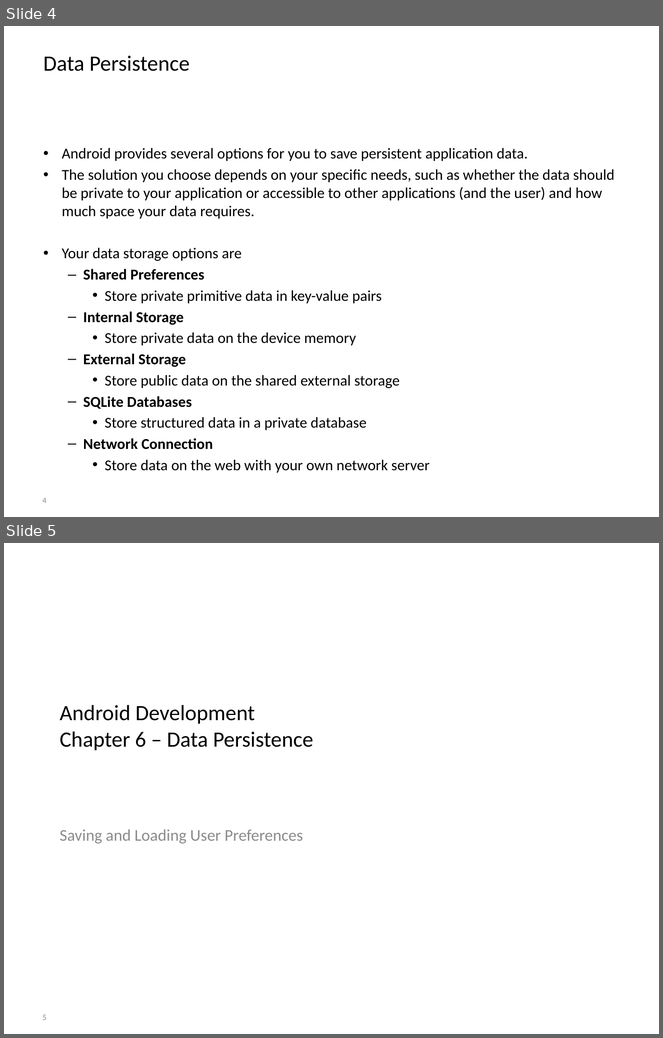
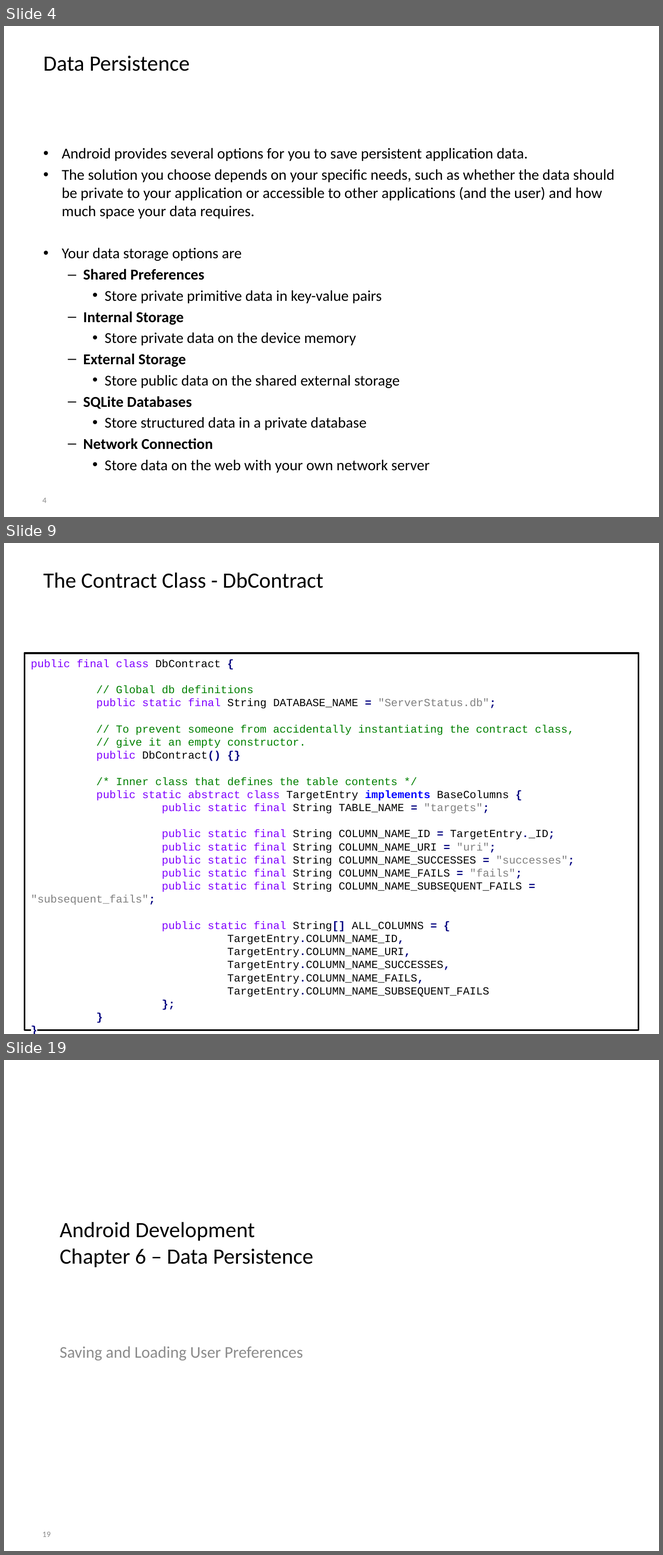
Before and after one commit to BioBoost/android_development_course, a slide deck: slides/chapter6_data_persistence.pptx. Shown one above the other, each under a label of ours: slides 4 and 5 before the commit, slides 4, 9 and 19 after it; the slides between them are not shown. The pictures are 663x1038 and 663x1555 pixels, drawn with LibreOffice and Linux fonts; fonts in the diff are those of the drawing; background and template pictures are left out. Boxes give left, top, right and bottom in pixels: in the first picture for what was removed or moved away, otherwise in the second. Text is boxed around its words. In the diff, an @@ line names an element or a change of style, - is before the commit and + after.

```diff
--- a/slides/chapter6_data_persistence.pptx
+++ b/slides/chapter6_data_persistence.pptx
@@ slide 9 added at bbox=[4, 543, 659, 1034], background picture (left out) @@
@@ title added at bbox=[44, 572, 324, 588], 24 pt, text #000000 @@
+The Contract Class - DbContract
@@ rectangle added at bbox=[24, 653, 639, 1030], fill #FFFFFF, outline #000000 2 pt, 12 pt, text #000000 @@
+public final class DbContract {
+// Global db definitions
+public static final String DATABASE_NAME = "ServerStatus.db";
+// To prevent someone from accidentally instantiating the contract class,
+// give it an empty constructor.
+public DbContract() {}
+/* Inner class that defines the table contents */
+public static abstract class TargetEntry implements BaseColumns {
+public static final String TABLE_NAME = "targets";
+public static final String COLUMN_NAME_ID = TargetEntry._ID;
+public static final String COLUMN_NAME_URI = "uri";
+public static final String COLUMN_NAME_SUCCESSES = "successes";
+public static final String COLUMN_NAME_FAILS = "fails";
+public static final String COLUMN_NAME_SUBSEQUENT_FAILS = "subsequent_fails";
+public static final String[] ALL_COLUMNS = {
+TargetEntry.COLUMN_NAME_ID,
+TargetEntry.COLUMN_NAME_URI,
+TargetEntry.COLUMN_NAME_SUCCESSES,
+TargetEntry.COLUMN_NAME_FAILS,
+TargetEntry.COLUMN_NAME_SUBSEQUENT_FAILS
+};
+}
+}
@@ page number added at bbox=[36, 1004, 71, 1030], 9 pt, text #8C8C8C @@
+9
@@ what was slide 5 is now slide 19 @@
@@ page number at bbox=[42, 1532, 51, 1537]: text changed @@
-5
+19
```
Also in this commit, not shown: 14 other slides added, 2 other files.
